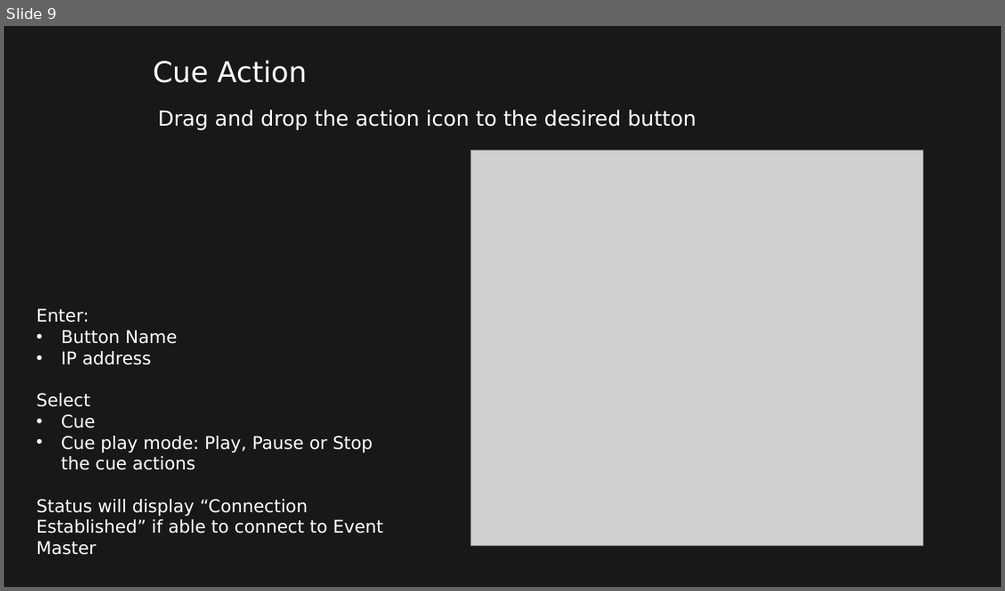
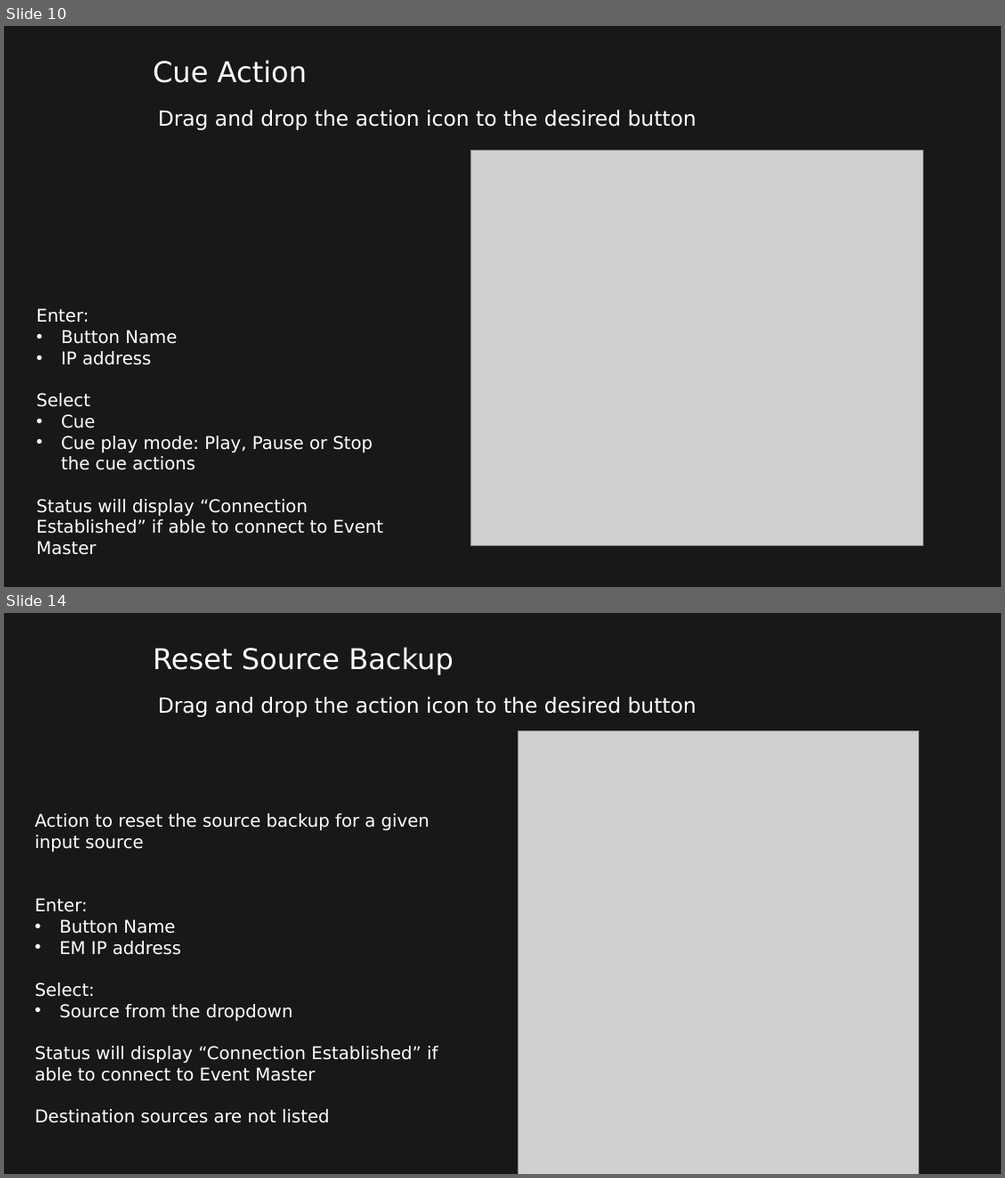
Before and after one commit to robbie78669/streamdeck-eventmaster, a slide deck: Stream Deck for Event Master v3.0.pptx. Shown one above the other, each under a label of ours: slide 9 before the commit, slides 10 and 14 after it; the slides between them are not shown. The pictures are 1005x591 and 1005x1178 pixels, drawn with LibreOffice and Linux fonts; fonts in the diff are those of the drawing; grey boxes stand for pictures; background and template pictures are left out. Boxes give left, top, right and bottom in pixels: in the first picture for what was removed or moved away, otherwise in the second. Text is boxed around its words. In the diff, an @@ line names an element or a change of style, - is before the commit and + after.

```diff
--- a/Stream Deck for Event Master v3.0.pptx
+++ b/Stream Deck for Event Master v3.0.pptx
@@ slide 14 added at [4, 613, 1001, 1174], background #181818 @@
@@ title added at [153, 647, 453, 675], 26 pt, text #FFFFFF @@
+Reset Source Backup
@@ text added at [158, 697, 696, 717], 19 pt, text #FFFFFF @@
+Drag and drop the action icon to the desired button
@@ picture added at [518, 730, 919, 1174] @@
@@ text added at [35, 813, 437, 1123], 16 pt, text #FFFFFF @@
+Action to reset the source backup for a given input source
+Enter:
+• Button Name
+• EM IP address
+Select:
+• Source from the dropdown
+Status will display “Connection Established” if able to connect to Event Master
+Destination sources are not listed
@@ page number added at [719, 1133, 951, 1163], 17 pt, text #181818 @@
+14
@@ what was slide 9 is now slide 10 @@
```
Also in this commit, not shown: 8 slides changed, 1 other slide added, 4 other files.
